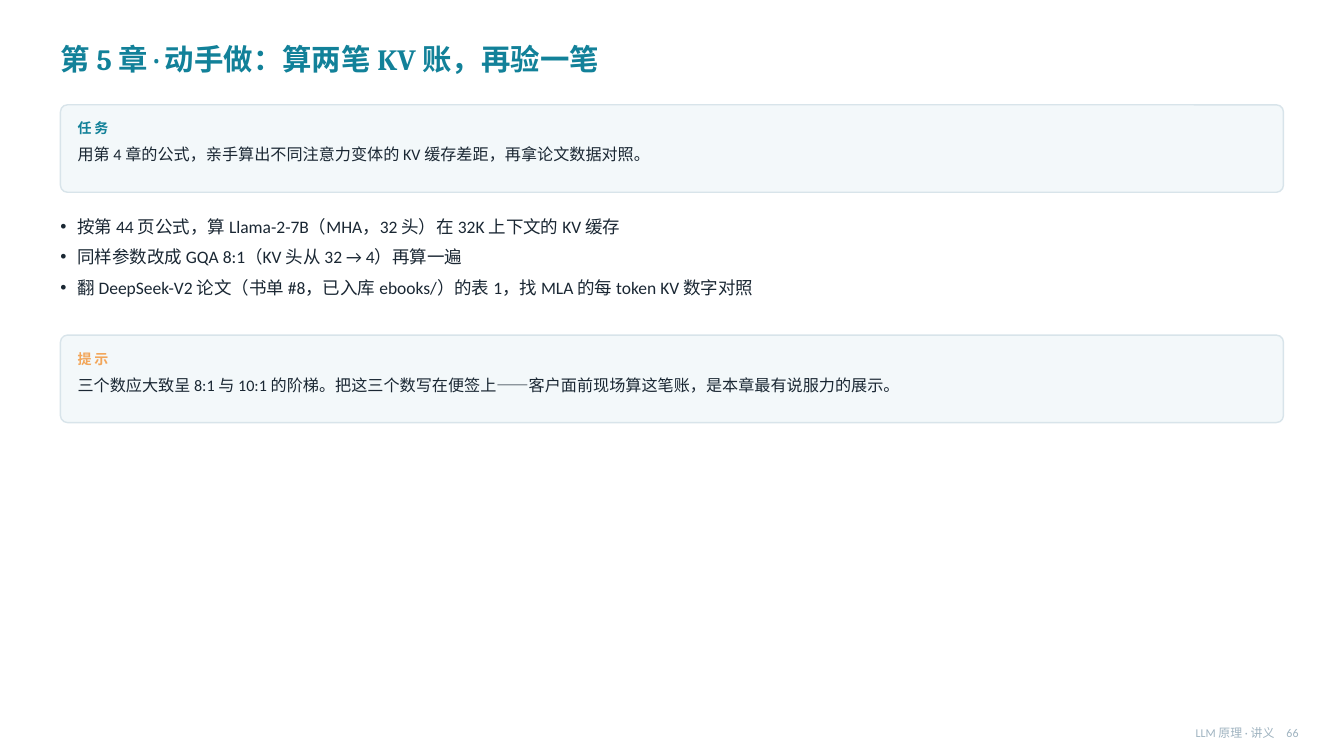
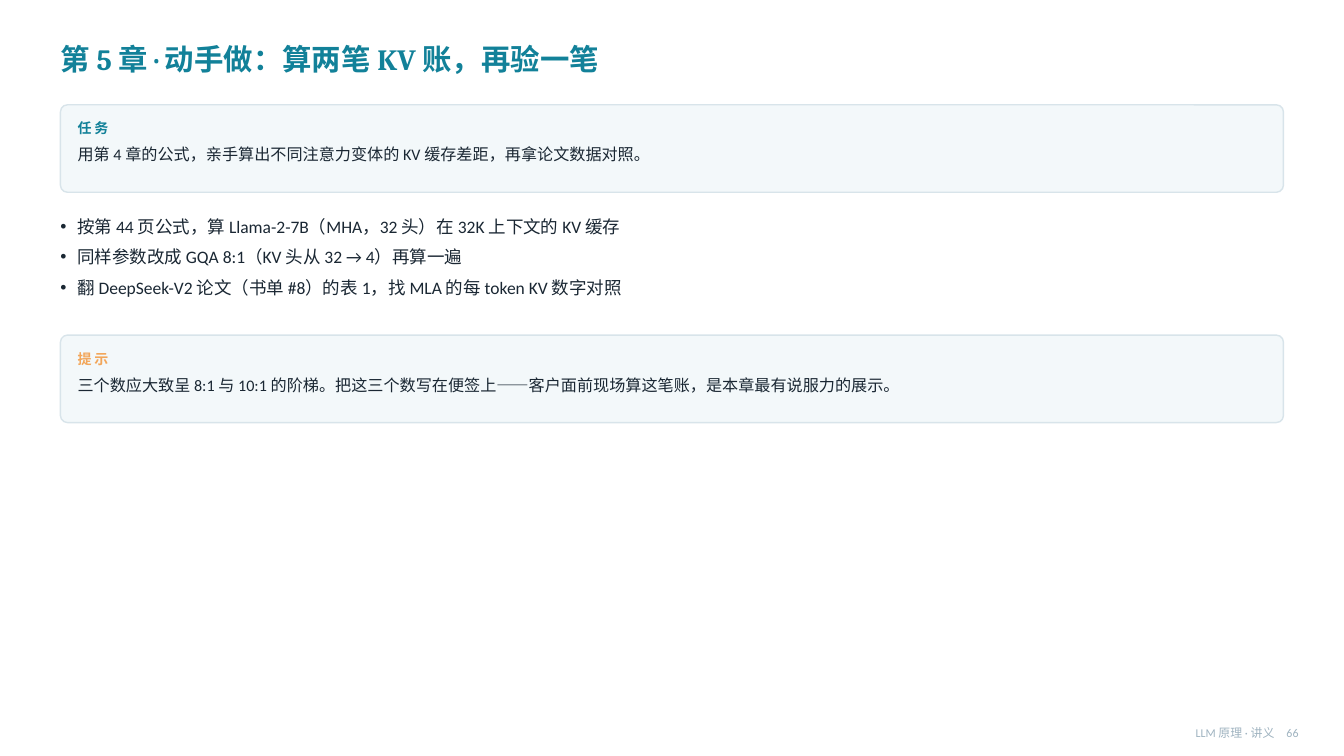
Before and after one commit to jasonlijiaxiang/myailearning-claudecode, a slide deck: slide 74 of PPT-version/LLM/LLM-讲义.pptx. Drawn at 1344x756 pixels with LibreOffice and Linux fonts; fonts in the diff are those of the drawing. Boxes give left, top, right and bottom in pixels: in the first picture for what was removed or moved away, otherwise in the second. Text is boxed around its words. In the diff, an @@ line names an element or a change of style, - is before the commit and + after.

```diff
--- a/PPT-version/LLM/LLM-讲义.pptx
+++ b/PPT-version/LLM/LLM-讲义.pptx
@@ text at <box>77,279,622,297</box>: text changed @@
-• 翻 DeepSeek-V2 论文（书单 #8，已入库 ebooks/）的表 1，找 MLA 的每 token KV 数字对照
+• 翻 DeepSeek-V2 论文（书单 #8）的表 1，找 MLA 的每 token KV 数字对照
```
Also in this commit, not shown: 1 other slide changed, 20 other files.
